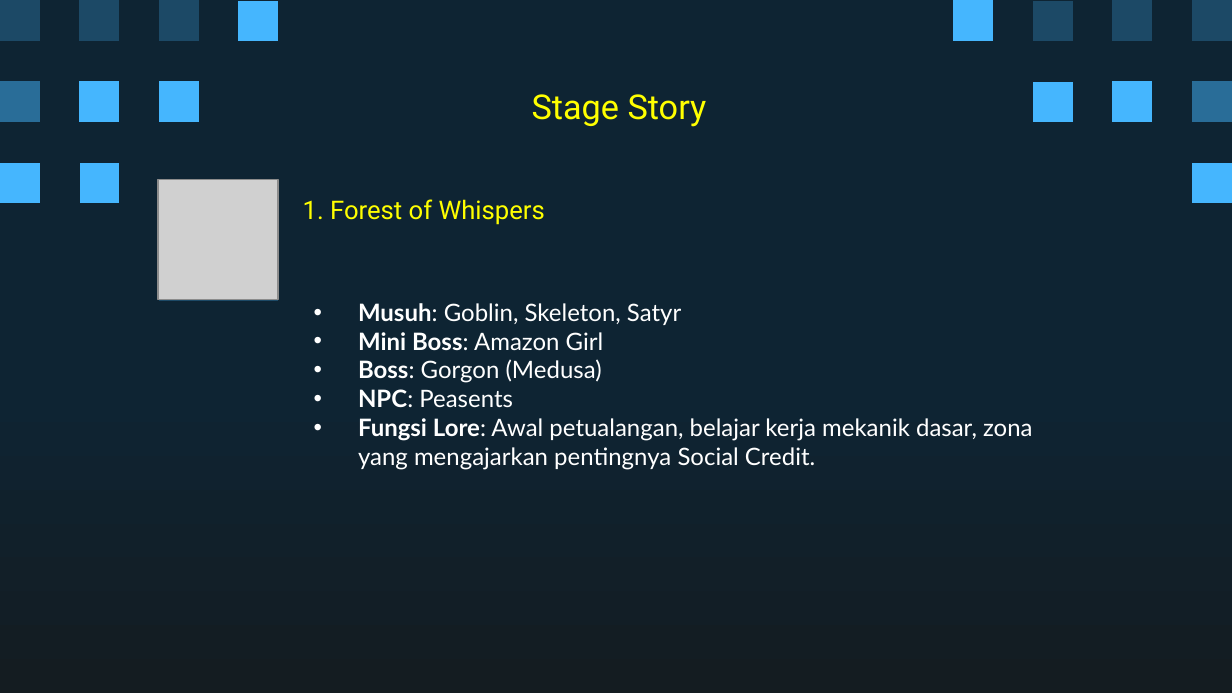
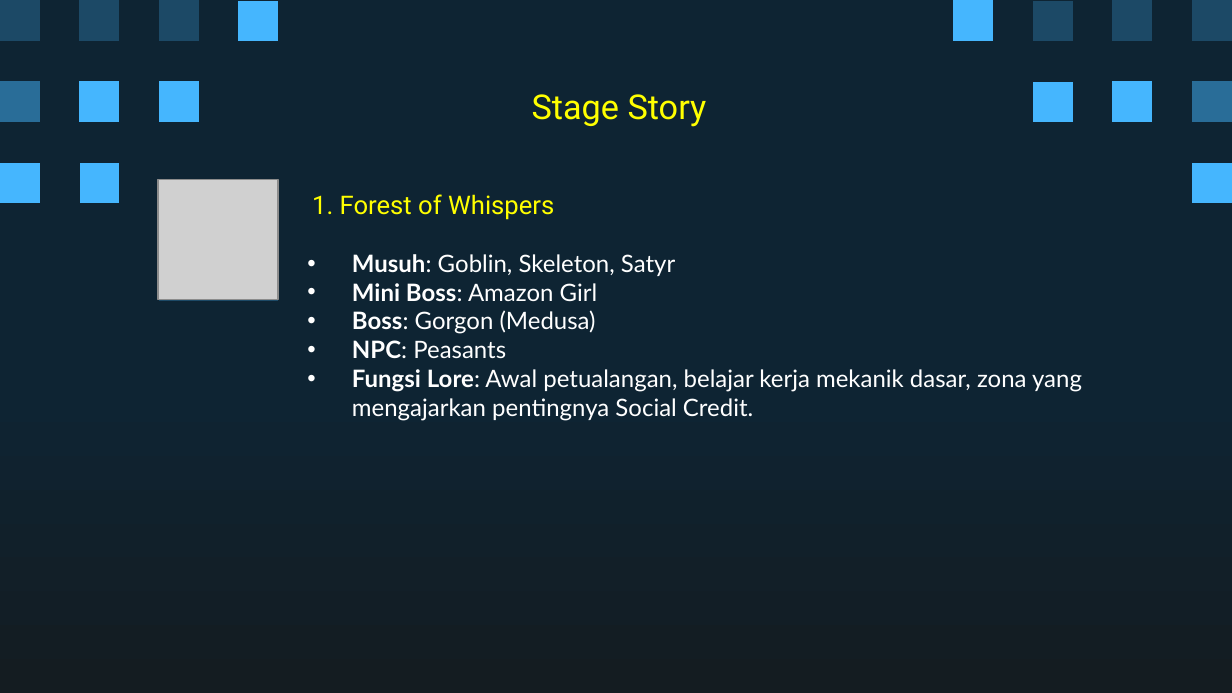
Before and after one commit to Ricardhad/gameProgProject, a slide deck: slide 10 of Super Pixel Vintage Gaming by Slidesgo.pptx. Drawn at 1232x693 pixels with LibreOffice and Linux fonts; fonts in the diff are those of the drawing; grey boxes stand for pictures. Boxes give left, top, right and bottom in pixels: in the first picture for what was removed or moved away, otherwise in the second. Text is boxed around its words. In the diff, an @@ line names an element or a change of style, - is before the commit and + after.

```diff
--- a/Super Pixel Vintage Gaming by Slidesgo.pptx
+++ b/Super Pixel Vintage Gaming by Slidesgo.pptx
@@ title "1. Forest of Whispers": place and size @@
-title "1. Forest of Whispers" at (303, 199, 545, 225)
+title "1. Forest of Whispers" at (312, 194, 554, 220)
@@ subtitle "Musuh: Goblin, Skeleton, Satyr": place and size @@
-subtitle "Musuh: Goblin, Skeleton, Satyr" at (358, 303, 1033, 470)
+subtitle "Musuh: Goblin, Skeleton, Satyr" at (352, 254, 1082, 421)
@@ subtitle at (352, 340, 506, 358): text changed @@
-• NPC: Peasents
+• NPC: Peasants
```
Also in this commit, not shown: 8 other slides changed.
